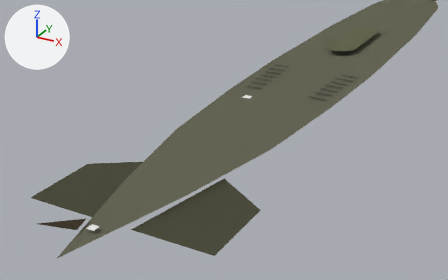
A saved change to the Blender file dsubs_server/models/kilo.blend.
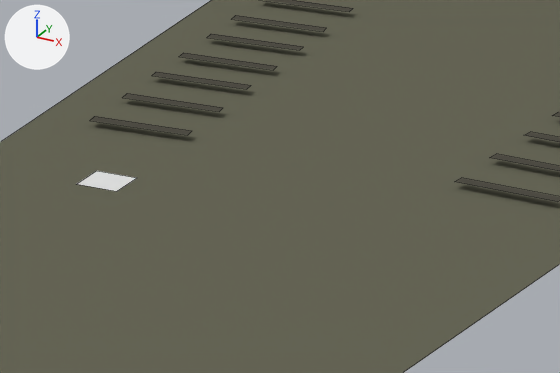
Old and new are each drawn from a camera (50 mm lens) standing at (13.36, -43.22, 12.01) and looking at (-2.0, -15.28, -1.96) and again close up on the part from 51% to 73% of the width and 23% to 47% of the height. Lighting does not change. The marker at upper left points along +X, +Y and +Z. The last two pictures show the newer version. The close-ups show mesh edges as thin lines.

The first close-up shows '_decoytube1', 'main_hull', 'techholes.004', 'techholes.005', 'techholes.006' and 4 more.
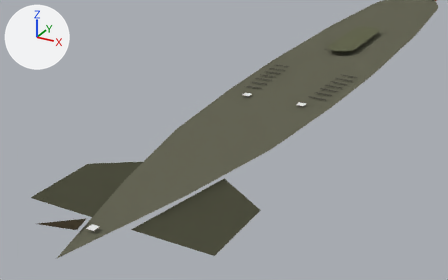
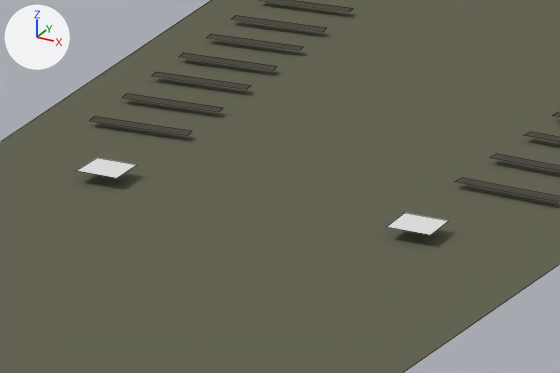
What differs and where, as boxes (x1, y1, x2, y2) in the close-ups (560 x 373 px):
'_decoytube1', moved
    before: (77, 171, 136, 191)
    after: (77, 158, 136, 178)
'_decoytube2', added
    after: (387, 213, 448, 235)

Patch to the scene script:
```diff
--- a/dsubs_server/models/kilo.blend.py
+++ b/dsubs_server/models/kilo.blend.py
@@ ob_decoytube1 @@
 ob_decoytube1 = bpy.data.objects.new('_decoytube1', me_plane_031)
-ob_decoytube1.location = (-1.66, -13.166, 0.0)
+ob_decoytube1.location = (-1.66, -13.166, 0.14)
 ob_decoytube1.scale = (0.225, 0.225, 1.0)
@@ ob_decoytube2 @@
+ob_decoytube2 = bpy.data.objects.new('_decoytube2', me_plane_031)
+ob_decoytube2.location = (1.66, -13.166, 0.14)
+ob_decoytube2.scale = (0.225, 0.225, 1.0)
```
